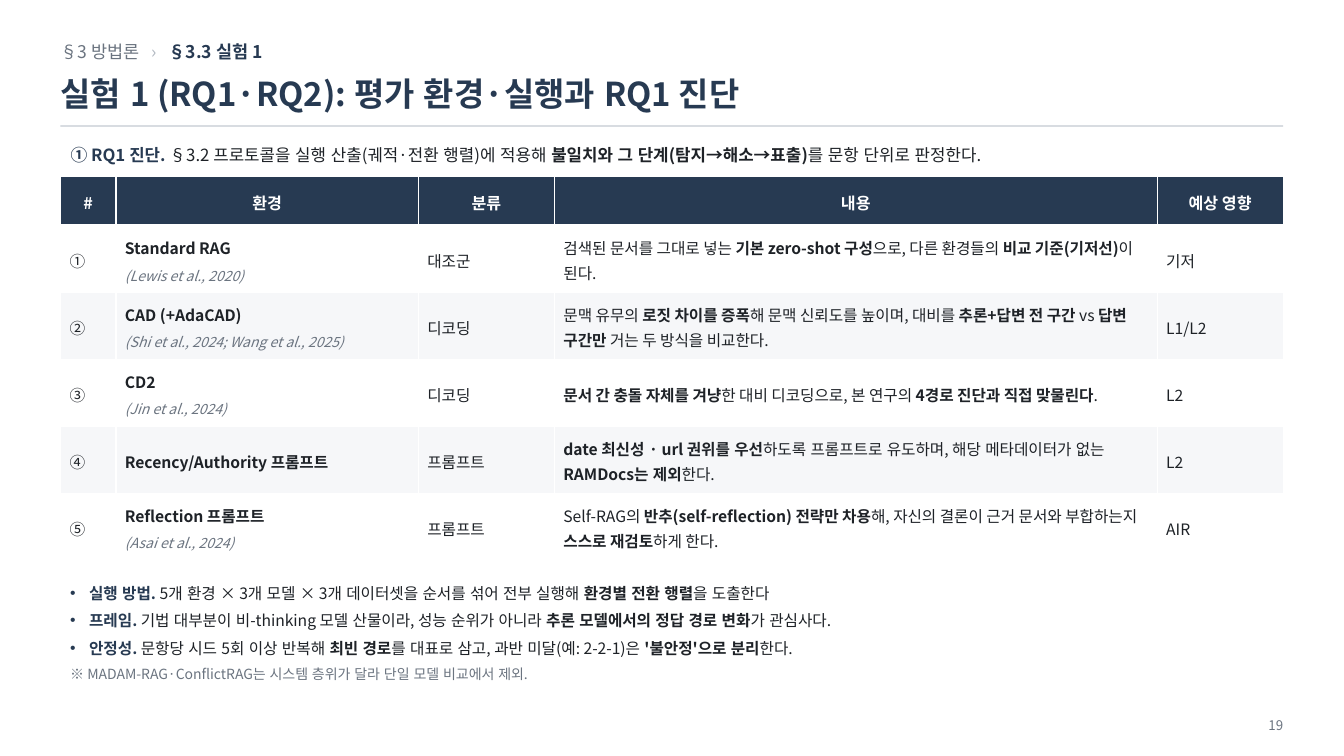
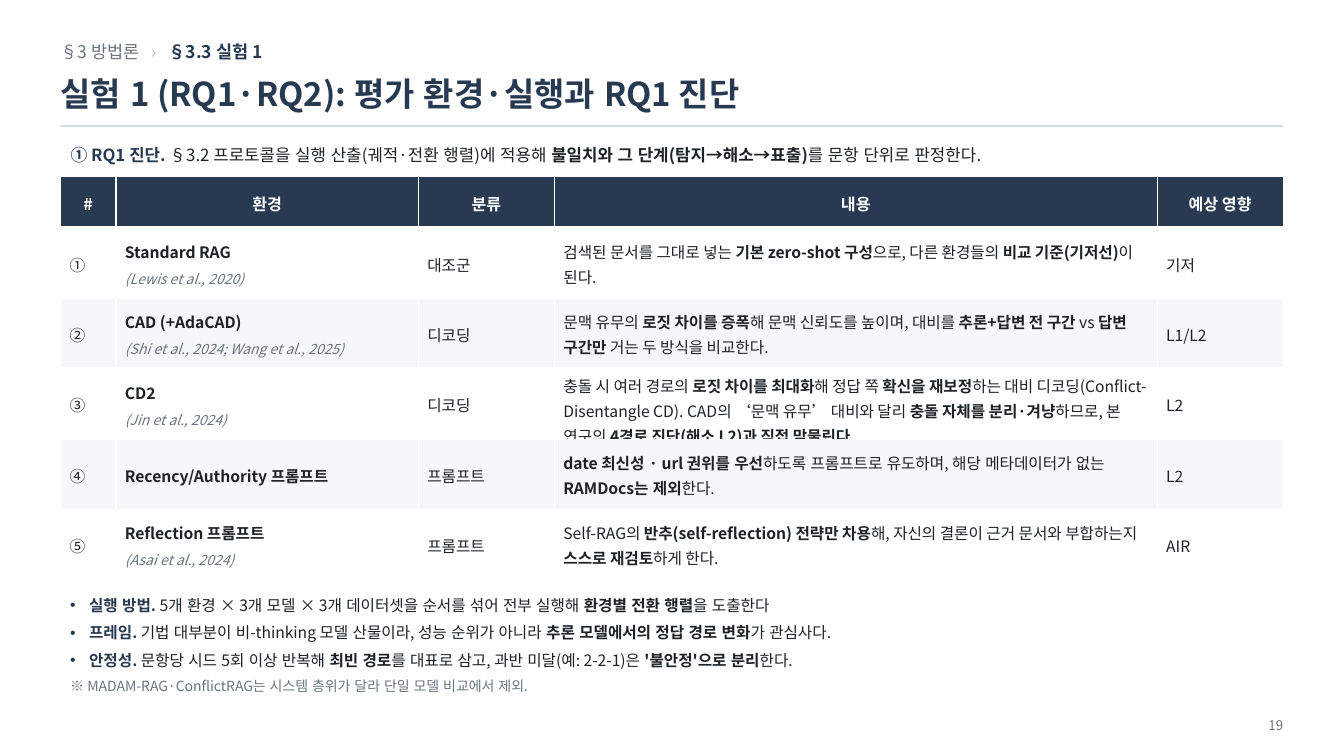
Before and after one commit to jin-ryu/thinkconflict, a slide deck: slide 19 of docs/ThinkConflict_연구보고.pptx. Drawn at 1344x756 pixels with LibreOffice and Linux fonts; fonts in the diff are those of the drawing. Boxes give left, top, right and bottom in pixels: in the first picture for what was removed or moved away, otherwise in the second. Text is boxed around its words. In the diff, an @@ line names an element or a change of style, - is before the commit and + after.

```diff
--- a/docs/ThinkConflict_연구보고.pptx
+++ b/docs/ThinkConflict_연구보고.pptx
@@ table at (60,176,1284,580) @@
-row 4, column 4: 문서 간 충돌 자체를 겨냥한 대비 디코딩으로, 본 연구의 4경로 진단과 직접 맞물린다.
+row 4, column 4: 충돌 시 여러 경로의 로짓 차이를 최대화해 정답 쪽 확신을 재보정하는 대비 디코딩(Conflict-Disentangle CD). CAD의 ‘문맥 유무’ 대비와 달리 충돌 자체를 분리·겨냥하므로, 본 연구의 4경로 진단(해소 L2)과 직접 맞물린다.
@@ text "실행 방법. 5개 환경 × ...": place and size @@
-text "실행 방법. 5개 환경 × ..." at (87,586,831,680)
+text "실행 방법. 5개 환경 × ..." at (87,598,831,692)
```
Also in this commit, not shown: 5 other slides changed, 15 other files.
